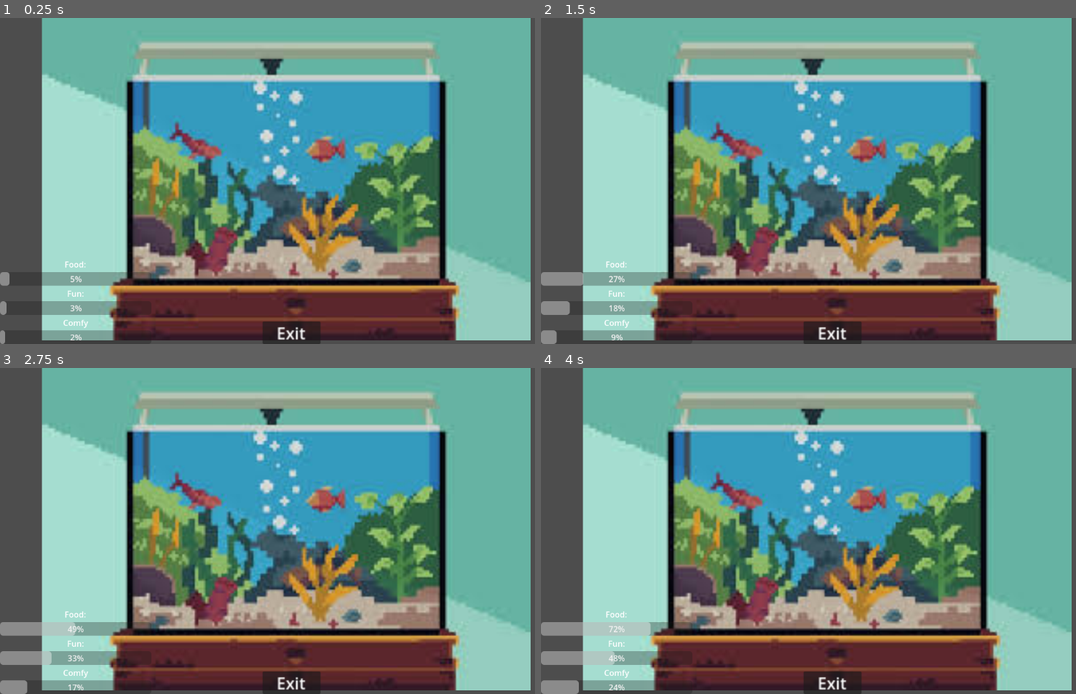
Above: before the commit, frames 1-4 (two rows, left to right).
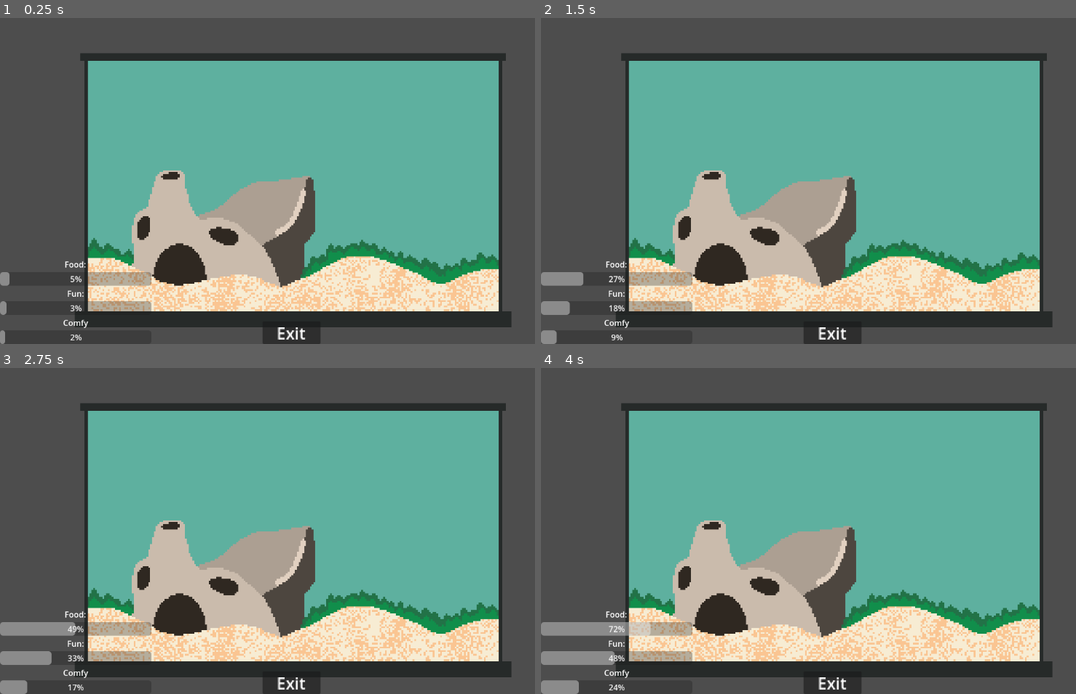
Above: after the commit, the same moments.

Repository: moliloo/comfy-jam-summer-2026
Game: Godot game, scene res://cute_horror/tamagotchi/scene.tscn
Same seed, same stepped clock (60 frames per second), same inputs: the game is played once before the commit and once after it. This scene is started directly instead of the project's main scene.
Inputs:
- Up to frame 1 (0.25 s): no input
- Up to frame 2 (1.5 s): hold D (move_right) 0.53-1.28 s; tap E (interact) at 0.6, 1.35 s; hold S (move_down) from 1.28 s (still down)
- Up to frame 3 (2.75 s): release S (move_down) at 2.03 s; hold D (move_right) from 2.03 s (still down); tap E (interact) at 2.1 s
- Up to frame 4 (4 s): tap Enter at 2.75 s; release D (move_right) at 2.78 s; hold W (move_up) 2.78-3.53 s; tap E (interact) at 2.85, 3.6 s; hold A (move_left) from 3.53 s (still down)

The runs differ from the first frame. In frame 1, 80% of the frame differs, in the area x 7-100%, y 0-99%; in frame 2, 80%; in frame 3, 80%; in frame 4, 80%.

Commit message:
imported aquarium sprite

Diff:
--- a/cute_horror/tamagotchi/scene.tscn
+++ b/cute_horror/tamagotchi/scene.tscn
@@ -1,7 +1,7 @@
 [gd_scene format=3 uid="uid://c882l83e2iigc"]
 
-[ext_resource type="Texture2D" uid="uid://ca27sl1uh5sft" path="res://assets/temporary/aquarium.jpg" id="1_h7ui0"]
 [ext_resource type="Script" uid="uid://dwj155flec6j2" path="res://cute_horror/tamagotchi/script.gd" id="1_wia8b"]
+[ext_resource type="Texture2D" uid="uid://bb25i7b2rfwy6" path="res://assets/cute_horror/aquarium/aquarium.png" id="2_wia8b"]
 
 [node name="Tamagochi" type="Node2D" unique_id=548957400 node_paths=PackedStringArray("food_bar", "fun_bar", "comfy_bar")]
 script = ExtResource("1_wia8b")
@@ -10,9 +10,9 @@
 comfy_bar = NodePath("LayerBack/progress_bars/Vbox/comfy_bar")
 
 [node name="Aquarium" type="Sprite2D" parent="." unique_id=880607100]
-position = Vector2(567, 320.99997)
-scale = Vector2(3.5191255, 3.5191257)
-texture = ExtResource("1_h7ui0")
+position = Vector2(580.8525, 330.23492)
+scale = Vector2(3.6345627, 3.634563)
+texture = ExtResource("2_wia8b")
 
 [node name="Camera2D" type="Camera2D" parent="." unique_id=1060586885]
 position = Vector2(576, 326)
--- a/project.godot
+++ b/project.godot
@@ -69,4 +69,5 @@
 
 [rendering]
 
+textures/canvas_textures/default_texture_filter=0
 rendering_device/driver.windows="d3d12"
Binary file added: assets/cute_horror/aquarium/aquarium.png
Not shown, added: assets/cute_horror/aquarium/aquarium.png.import
